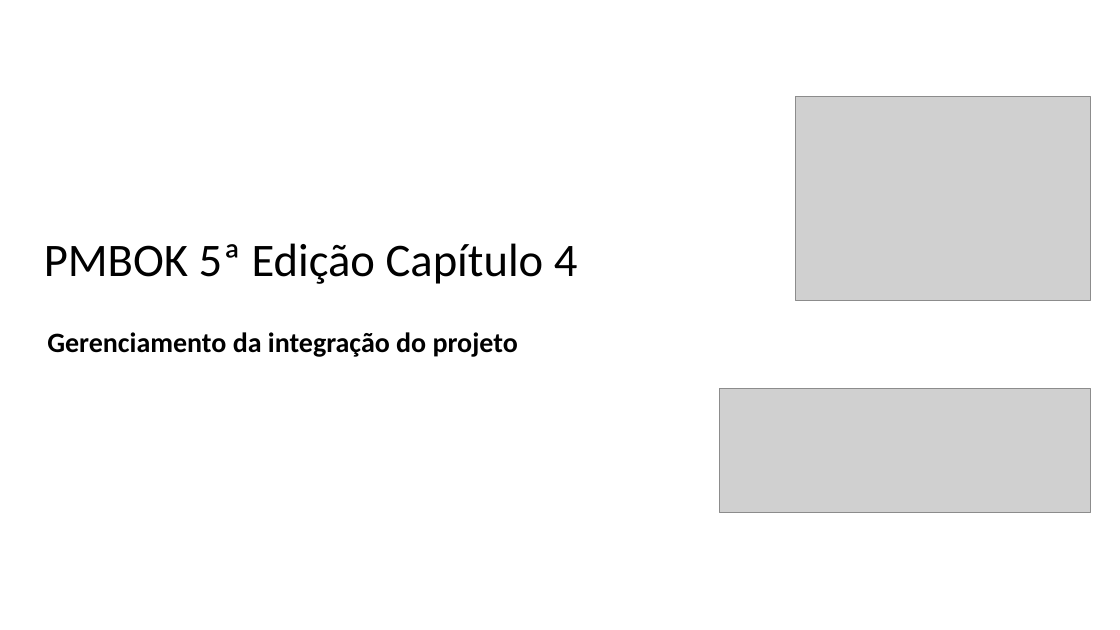
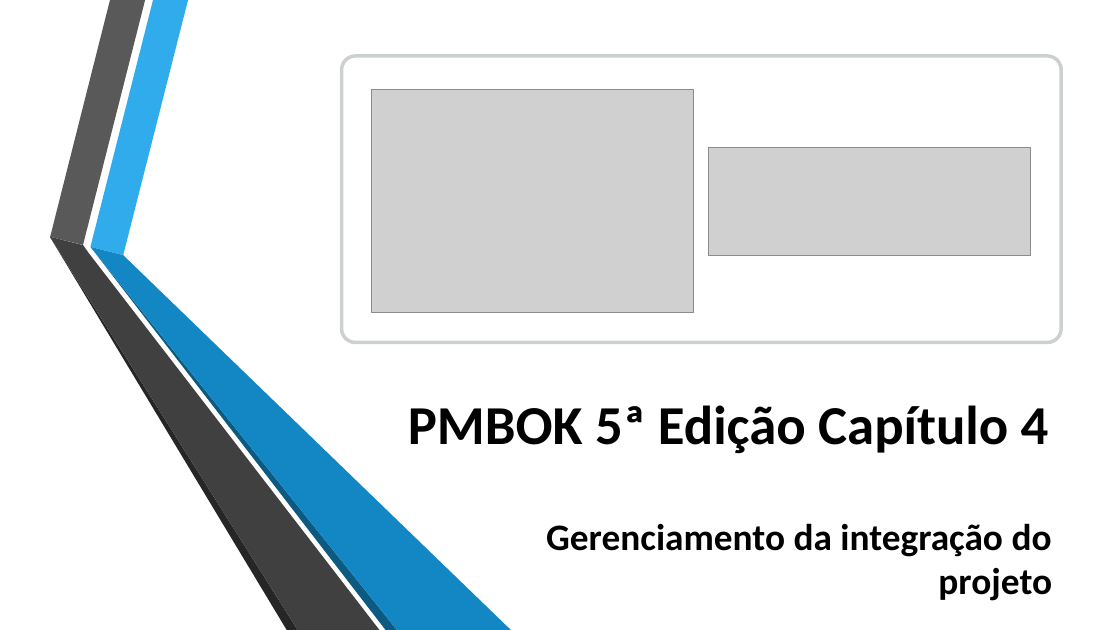
Before and after one commit to jharbes/ADMINISTRACAO-DE-REDES, a slide deck: slide 1 of RELATORIO PROVA P2/relatorio-pmbok-capitulo4-jharbes.pptx. Drawn at 1120x630 pixels with LibreOffice and Linux fonts; fonts in the diff are those of the drawing; grey boxes stand for pictures; background and template pictures are left out. Boxes give left, top, right and bottom in pixels: in the first picture for what was removed or moved away, otherwise in the second. Text is boxed around its words. In the diff, an @@ line names an element or a change of style, - is before the commit and + after.

```diff
--- a/RELATORIO PROVA P2/relatorio-pmbok-capitulo4-jharbes.pptx
+++ b/RELATORIO PROVA P2/relatorio-pmbok-capitulo4-jharbes.pptx
@@ rounded rectangle added at (342, 56, 1062, 343), fill #FFFFFF, outline #979D9F 3 pt @@
@@ picture: place and size @@
-picture at (796, 97, 1091, 300)
+picture at (371, 90, 693, 313)
@@ picture: place and size @@
-picture at (719, 388, 1091, 513)
+picture at (709, 147, 1031, 255)
@@ group added at (50, 0, 512, 630): 6 freeform shapes @@
@@ title "PMBOK 5ª Edição Capítulo 4": place and size @@
-title "PMBOK 5ª Edição Capítulo 4" at (44, 243, 578, 284)
+title "PMBOK 5ª Edição Capítulo 4" at (408, 405, 1049, 454)
@@ title "PMBOK 5ª Edição Capítulo 4" at (408, 405, 1049, 454): size 40 to 47 pt, bold on; alignment left to right @@
@@ subtitle "Gerenciamento da integração do projeto": place and size @@
-subtitle "Gerenciamento da integração do projeto" at (47, 332, 518, 357)
+subtitle "Gerenciamento da integração do projeto" at (546, 523, 1052, 601)
@@ subtitle "Gerenciamento da integração do projeto" at (546, 523, 1052, 601): size 24 to 32 pt; alignment left to right; line spacing 0.9 to 1; more space between paragraphs @@
```
Also in this commit, not shown: 35 other slides changed, 12 slides added, 1 other file.
